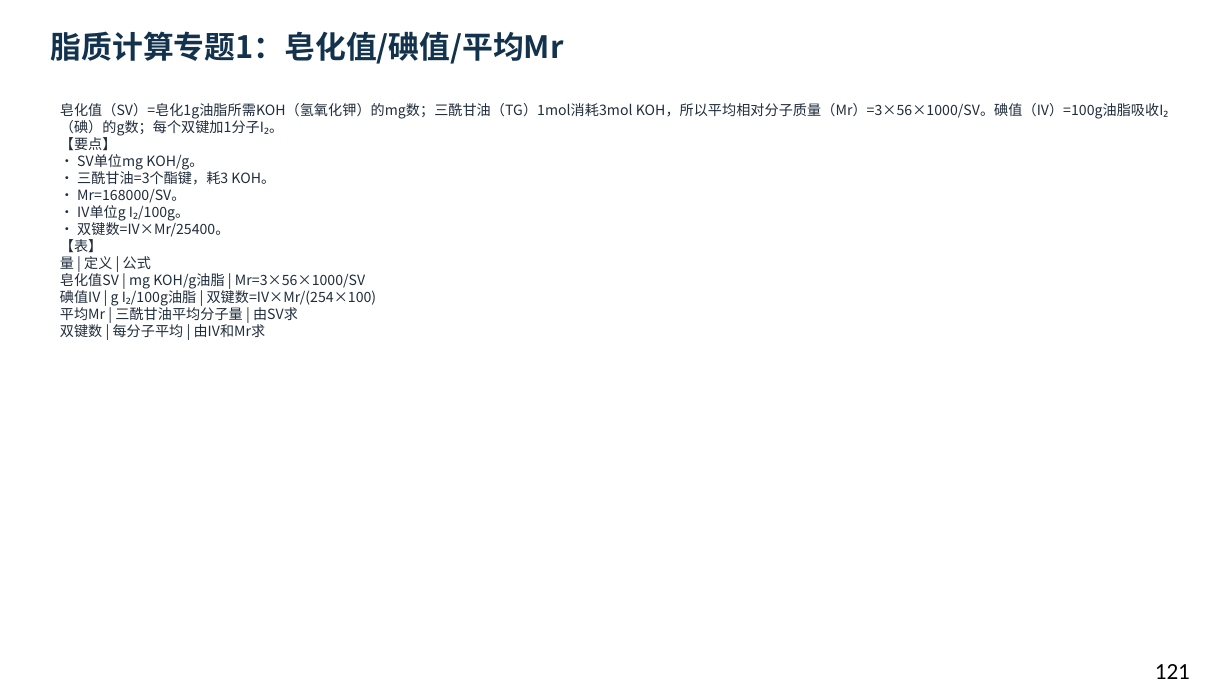
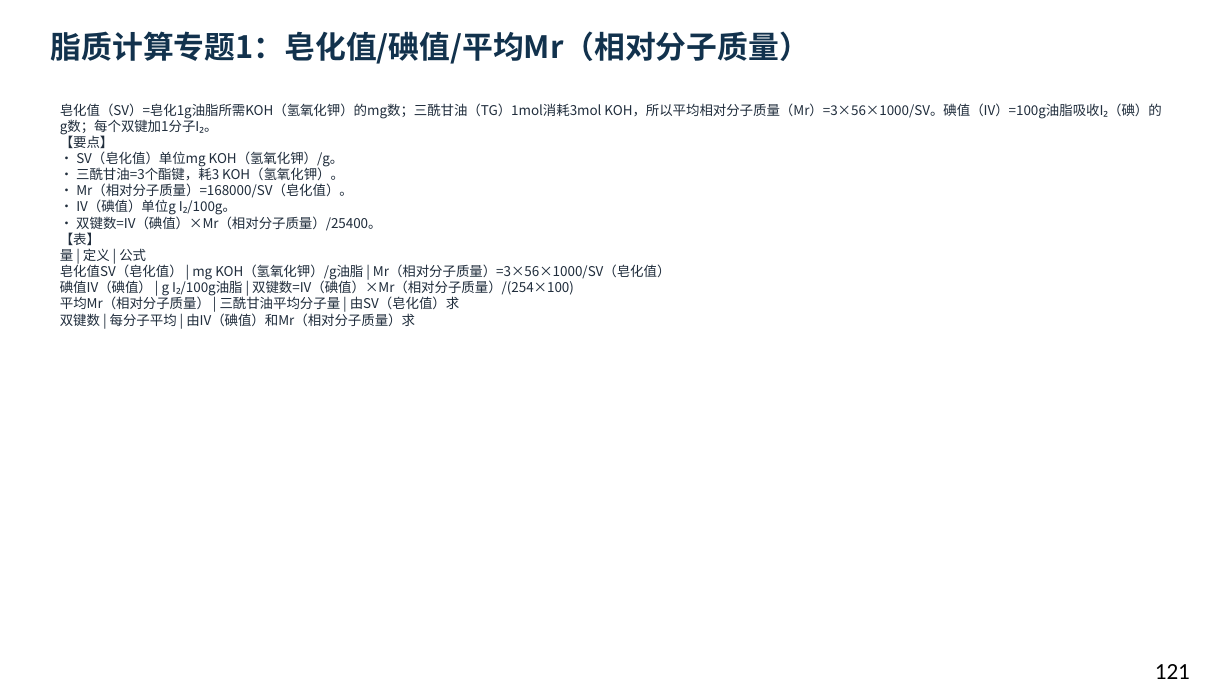
Before and after one commit to newkan-li/Biochemistry, a slide deck: slide 121 of downloads/bc10-ai-style.pptx. Drawn at 1232x693 pixels with LibreOffice and Linux fonts; fonts in the diff are those of the drawing. Boxes give left, top, right and bottom in pixels: in the first picture for what was removed or moved away, otherwise in the second. Text is boxed around its words. In the diff, an @@ line names an element or a change of style, - is before the commit and + after.

```diff
--- a/downloads/bc10-ai-style.pptx
+++ b/downloads/bc10-ai-style.pptx
@@ text at bbox=[51, 31, 810, 64]: text changed @@
-脂质计算专题1：皂化值/碘值/平均Mr
+脂质计算专题1：皂化值/碘值/平均Mr（相对分子质量）
@@ text at bbox=[60, 103, 1161, 326]: text changed; size 11 to 10.5 pt @@
-皂化值（SV）=皂化1g油脂所需KOH（氢氧化钾）的mg数；三酰甘油（TG）1mol消耗3mol KOH，所以平均相对分子质量（Mr）=3×56×1000/SV。碘值（IV）=100g油脂吸收I₂（碘）的g数；每个双键加1分子I₂。
-【要点】
-• SV单位mg KOH/g。
-• 三酰甘油=3个酯键，耗3 KOH。
-• Mr=168000/SV。
-• IV单位g I₂/100g。
-• 双键数=IV×Mr/25400。
-【表】
-量 | 定义 | 公式
-皂化值SV | mg KOH/g油脂 | Mr=3×56×1000/SV
-碘值IV | g I₂/100g油脂 | 双键数=IV×Mr/(254×100)
-平均Mr | 三酰甘油平均分子量 | 由SV求
-双键数 | 每分子平均 | 由IV和Mr求
+皂化值（SV）=皂化1g油脂所需KOH（氢氧化钾）的mg数；三酰甘油（TG）1mol消耗3mol KOH，所以平均相对分子质量（Mr）=3×56×1000/SV。碘值（IV）=100g油脂吸收I₂（碘）的g数；每个双键加1分子I₂。
+【要点】
+• SV（皂化值）单位mg KOH（氢氧化钾）/g。
+• 三酰甘油=3个酯键，耗3 KOH（氢氧化钾）。
+• Mr（相对分子质量）=168000/SV（皂化值）。
+• IV（碘值）单位g I₂/100g。
+• 双键数=IV（碘值）×Mr（相对分子质量）/25400。
+【表】
+量 | 定义 | 公式
+皂化值SV（皂化值） | mg KOH（氢氧化钾）/g油脂 | Mr（相对分子质量）=3×56×1000/SV（皂化值）
+碘值IV（碘值） | g I₂/100g油脂 | 双键数=IV（碘值）×Mr（相对分子质量）/(254×100)
+平均Mr（相对分子质量） | 三酰甘油平均分子量 | 由SV（皂化值）求
+双键数 | 每分子平均 | 由IV（碘值）和Mr（相对分子质量）求
```
Also in this commit, not shown: 122 other slides changed, 2 other files.
